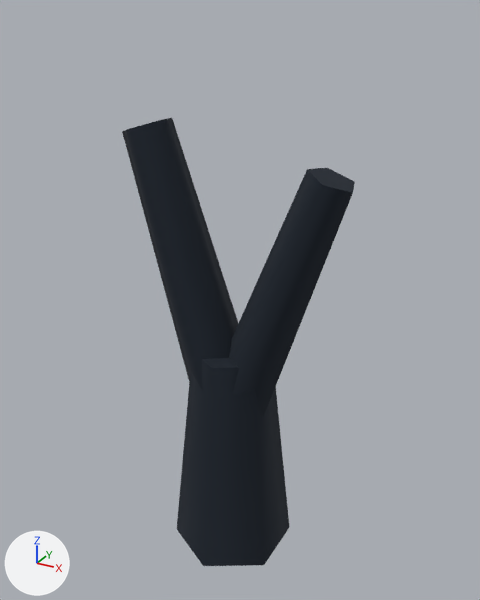
Before and after pictures for a commit that changed the glTF model public/assets/models/environment/graveyard/dead_tree_b.glb.
Camera for both pictures: a 50 mm lens placed at (2.04, -3.6, 3.8), pointed at (0.02, 0.07, 1.97). The axes (+X, +Y, +Z) are drawn at lower left. The lights are the same throughout. The first picture is the older version. Where no turn or scale is listed for an object, it has been applied to the vertices. Vertices at exactly the same position are counted once.

The scene before the commit, as lines of its bpy script (objects in view):
```python
me_mesh_0 = bpy.data.meshes.new('Mesh_0')
me_mesh_0.from_pydata(...)  # 16 vertices, 24 faces; spans x -0.39..0.39, y -0.45..0.45, z -0.8..0.8
me_mesh_0.materials.append(mat_material_0)  # dark blue #18222e
me_mesh_1 = bpy.data.meshes.new('Mesh_1')
me_mesh_1.from_pydata(...)  # 14 vertices, 20 faces; spans x -0.47..0.55, y -0.26..0.21, z -1.08..1.05
me_mesh_1.materials.append(mat_material_0)  # dark blue #18222e
me_mesh_2 = bpy.data.meshes.new('Mesh_2')
me_mesh_2.from_pydata(...)  # 14 vertices, 20 faces; spans x -0.54..0.47, y -0.24..0.19, z -0.97..0.94
me_mesh_2.materials.append(mat_material_0)  # dark blue #18222e
ob_mesh_0 = bpy.data.objects.new('Mesh_0', me_mesh_0)
ob_mesh_0.location = (0.0, 0.0, 0.8)
ob_mesh_1 = bpy.data.objects.new('Mesh_1', me_mesh_1)
ob_mesh_1.location = (-0.32, 0.0, 2.1)
ob_mesh_2 = bpy.data.objects.new('Mesh_2', me_mesh_2)
ob_mesh_2.location = (0.35, 0.0, 2.0)
```
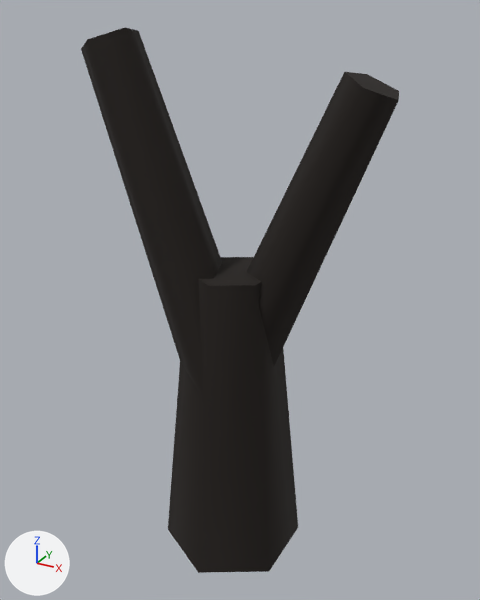
Where the newer file only moved an object's origin or applied its transform, the numbers keep the older frame.

Pixel boxes [x1, y1, x2, y2] of what changed, in the pictures (480 x 600 px):
'Mesh_0', reshaped, moved
    before: [177, 358, 289, 566]
    after: [168, 257, 298, 573]
'Mesh_1', reshaped
    before: [122, 118, 238, 391]
    after: [81, 27, 222, 404]
'Mesh_2', reshaped (20% wider, 17% taller)
    before: [229, 168, 355, 419]
    after: [247, 72, 399, 366]

Patch to the scene script:
```diff
--- a/public/assets/models/environment/graveyard/dead_tree_b.glb.py
+++ b/public/assets/models/environment/graveyard/dead_tree_b.glb.py
@@ me_mesh_0 @@
-me_mesh_0.from_pydata(...)  # 16 vertices, 24 faces; spans x -0.39..0.39, y -0.45..0.45, z -0.8..0.8
-me_mesh_0.vertices[0].co = (0.0, -0.28, 0.8)  # pixel (211, 367)
-me_mesh_0.vertices[1].co = (0.24, -0.14, 0.8)
-me_mesh_0.vertices[2].co = (0.24, 0.14, 0.8)
-me_mesh_0.vertices[3].co = (0.0, 0.28, 0.8)
-me_mesh_0.vertices[4].co = (-0.24, 0.14, 0.8)
-me_mesh_0.vertices[5].co = (-0.24, -0.14, 0.8)
-me_mesh_0.vertices[6].co = (0.0, -0.28, 0.8)  # pixel (211, 367)
-me_mesh_0.vertices[7].co = (0.0, -0.45, -0.8)  # pixel (203, 566)
-me_mesh_0.vertices[8].co = (0.39, -0.22, -0.8)  # pixel (263, 565)
-me_mesh_0.vertices[9].co = (0.39, 0.22, -0.8)  # pixel (289, 527)
-me_mesh_0.vertices[10].co = (0.0, 0.45, -0.8)
-me_mesh_0.vertices[11].co = (-0.39, 0.22, -0.8)
-me_mesh_0.vertices[12].co = (-0.39, -0.22, -0.8)  # pixel (176, 529)
-me_mesh_0.vertices[13].co = (0.0, -0.45, -0.8)  # pixel (203, 566)
-me_mesh_0.vertices[14].co = (0.0, 0.0, 0.8)
-me_mesh_0.vertices[15].co = (0.0, 0.0, -0.8)
+me_mesh_0.from_pydata(...)  # 16 vertices, 24 faces; spans x -0.45..0.45, y -0.52..0.52, z -1.1..1.1
+# me_mesh_0 part 1
+me_mesh_0.vertices[0].co = (0.0, -0.3, 1.1)  # pixel (208, 285)
+me_mesh_0.vertices[1].co = (0.26, -0.15, 1.1)  # pixel (256, 285)
+me_mesh_0.vertices[2].co = (0.26, 0.15, 1.1)
+me_mesh_0.vertices[3].co = (0.0, 0.3, 1.1)  # pixel (252, 257)
+me_mesh_0.vertices[4].co = (-0.26, 0.15, 1.1)
+me_mesh_0.vertices[5].co = (-0.26, -0.15, 1.1)
+me_mesh_0.vertices[6].co = (0.0, -0.3, 1.1)  # pixel (208, 285)
+me_mesh_0.vertices[7].co = (0.0, -0.52, -1.1)  # pixel (198, 572)
+me_mesh_0.vertices[8].co = (0.45, -0.26, -1.1)  # pixel (269, 571)
+me_mesh_0.vertices[9].co = (0.45, 0.26, -1.1)  # pixel (298, 527)
+me_mesh_0.vertices[10].co = (0.0, 0.52, -1.1)
+me_mesh_0.vertices[11].co = (-0.45, 0.26, -1.1)
+me_mesh_0.vertices[12].co = (-0.45, -0.26, -1.1)  # pixel (167, 529)
+me_mesh_0.vertices[13].co = (0.0, -0.52, -1.1)  # pixel (198, 572)
+me_mesh_0.vertices[14].co = (0.0, 0.0, 1.1)  # pixel (231, 270)
+me_mesh_0.vertices[15].co = (0.0, 0.0, -1.1)
 me_mesh_0.materials.append(mat_material_0)
@@ me_mesh_1 @@
-me_mesh_1.from_pydata(...)  # 14 vertices, 20 faces; spans x -0.47..0.55, y -0.26..0.21, z -1.08..1.05
-me_mesh_1.vertices[0].co = (-0.31, -0.18, 1.0)  # pixel (129, 128)
-me_mesh_1.vertices[1].co = (-0.15, -0.06, 1.05)  # pixel (162, 119)
-me_mesh_1.vertices[2].co = (-0.21, 0.15, 1.03)  # pixel (172, 117)
-me_mesh_1.vertices[3].co = (-0.41, 0.15, 0.97)  # pixel (147, 124)
-me_mesh_1.vertices[4].co = (-0.47, -0.06, 0.95)  # pixel (122, 131)
-me_mesh_1.vertices[5].co = (-0.31, -0.18, 1.0)  # pixel (129, 128)
-me_mesh_1.vertices[6].co = (0.31, -0.26, -1.0)
-me_mesh_1.vertices[7].co = (0.55, -0.08, -0.93)
-me_mesh_1.vertices[8].co = (0.46, 0.21, -0.96)
-me_mesh_1.vertices[9].co = (0.16, 0.21, -1.05)
-me_mesh_1.vertices[10].co = (0.07, -0.08, -1.08)
-me_mesh_1.vertices[11].co = (0.31, -0.26, -1.0)
-me_mesh_1.vertices[12].co = (-0.31, 0.0, 1.0)  # pixel (146, 124)
-me_mesh_1.vertices[13].co = (0.31, 0.0, -1.0)
+me_mesh_1.from_pydata(...)  # 14 vertices, 20 faces; spans x -0.67..0.58, y -0.38..0.13, z -0.82..1.59
+# me_mesh_1 part 2
+me_mesh_1.vertices[0].co = (-0.49, -0.3, 1.53)  # pixel (87, 39)
+me_mesh_1.vertices[1].co = (-0.31, -0.16, 1.59)  # pixel (124, 27)
+me_mesh_1.vertices[2].co = (-0.38, 0.06, 1.57)  # pixel (138, 30)
+me_mesh_1.vertices[3].co = (-0.6, 0.06, 1.49)
+me_mesh_1.vertices[4].co = (-0.67, -0.16, 1.46)  # pixel (80, 49)
+me_mesh_1.vertices[5].co = (-0.49, -0.3, 1.53)  # pixel (87, 39)
+me_mesh_1.vertices[6].co = (0.33, -0.38, -0.73)  # pixel (205, 404)
+me_mesh_1.vertices[7].co = (0.58, -0.19, -0.64)
+me_mesh_1.vertices[8].co = (0.49, 0.13, -0.67)
+me_mesh_1.vertices[9].co = (0.18, 0.13, -0.78)
+me_mesh_1.vertices[10].co = (0.08, -0.19, -0.82)
+me_mesh_1.vertices[11].co = (0.33, -0.38, -0.73)  # pixel (205, 404)
+me_mesh_1.vertices[12].co = (-0.49, -0.1, 1.53)
+me_mesh_1.vertices[13].co = (0.33, -0.1, -0.73)
 me_mesh_1.materials.append(mat_material_0)
@@ me_mesh_2 @@
-me_mesh_2.from_pydata(...)  # 14 vertices, 20 faces; spans x -0.54..0.47, y -0.24..0.19, z -0.97..0.94
-me_mesh_2.vertices[0].co = (0.33, -0.16, 0.89)  # pixel (322, 184)
-me_mesh_2.vertices[1].co = (0.47, -0.05, 0.84)  # pixel (352, 192)
-me_mesh_2.vertices[2].co = (0.41, 0.13, 0.86)  # pixel (354, 181)
-me_mesh_2.vertices[3].co = (0.24, 0.13, 0.92)  # pixel (327, 167)
-me_mesh_2.vertices[4].co = (0.18, -0.05, 0.94)  # pixel (307, 169)
-me_mesh_2.vertices[5].co = (0.33, -0.16, 0.89)  # pixel (322, 184)
-me_mesh_2.vertices[6].co = (-0.33, -0.24, -0.89)
-me_mesh_2.vertices[7].co = (-0.11, -0.07, -0.97)
-me_mesh_2.vertices[8].co = (-0.19, 0.19, -0.94)
-me_mesh_2.vertices[9].co = (-0.46, 0.19, -0.84)
-me_mesh_2.vertices[10].co = (-0.54, -0.07, -0.81)
-me_mesh_2.vertices[11].co = (-0.33, -0.24, -0.89)
-me_mesh_2.vertices[12].co = (0.33, 0.0, 0.89)  # pixel (332, 179)
-me_mesh_2.vertices[13].co = (-0.33, 0.0, -0.89)
+me_mesh_2.from_pydata(...)  # 14 vertices, 20 faces; spans x -0.59..0.66, y -0.16..0.31, z -0.71..1.48
+# me_mesh_2 part 3
+me_mesh_2.vertices[0].co = (0.5, -0.08, 1.41)  # pixel (363, 88)
+me_mesh_2.vertices[1].co = (0.66, 0.04, 1.35)  # pixel (398, 100)
+me_mesh_2.vertices[2].co = (0.6, 0.25, 1.37)  # pixel (399, 90)
+me_mesh_2.vertices[3].co = (0.4, 0.25, 1.45)  # pixel (366, 74)
+me_mesh_2.vertices[4].co = (0.34, 0.04, 1.48)  # pixel (344, 71)
+me_mesh_2.vertices[5].co = (0.5, -0.08, 1.41)  # pixel (363, 88)
+me_mesh_2.vertices[6].co = (-0.36, -0.16, -0.61)
+me_mesh_2.vertices[7].co = (-0.13, 0.02, -0.71)
+me_mesh_2.vertices[8].co = (-0.22, 0.31, -0.67)
+me_mesh_2.vertices[9].co = (-0.5, 0.31, -0.55)
+me_mesh_2.vertices[10].co = (-0.59, 0.02, -0.52)
+me_mesh_2.vertices[11].co = (-0.36, -0.16, -0.61)
+me_mesh_2.vertices[12].co = (0.5, 0.1, 1.41)  # pixel (374, 84)
+me_mesh_2.vertices[13].co = (-0.36, 0.1, -0.61)
 me_mesh_2.materials.append(mat_material_0)
@@ ob_mesh_0 @@
 ob_mesh_0 = bpy.data.objects.new('Mesh_0', me_mesh_0)
-ob_mesh_0.location = (0.0, 0.0, 0.8)
+ob_mesh_0.location = (0.0, 0.0, 1.1)
```
